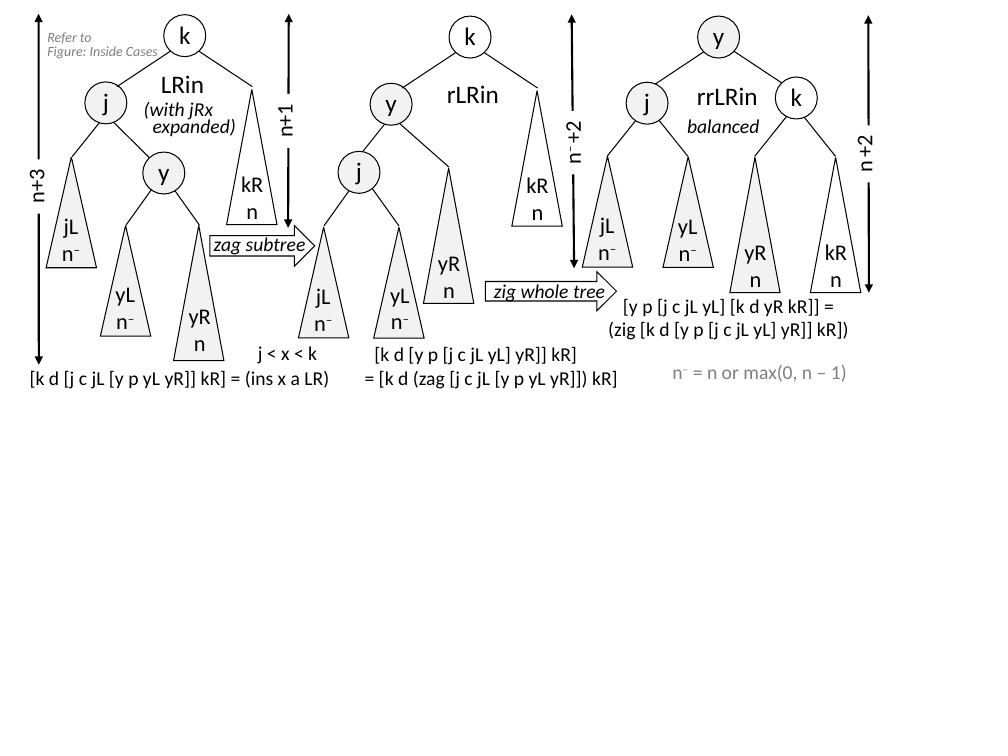
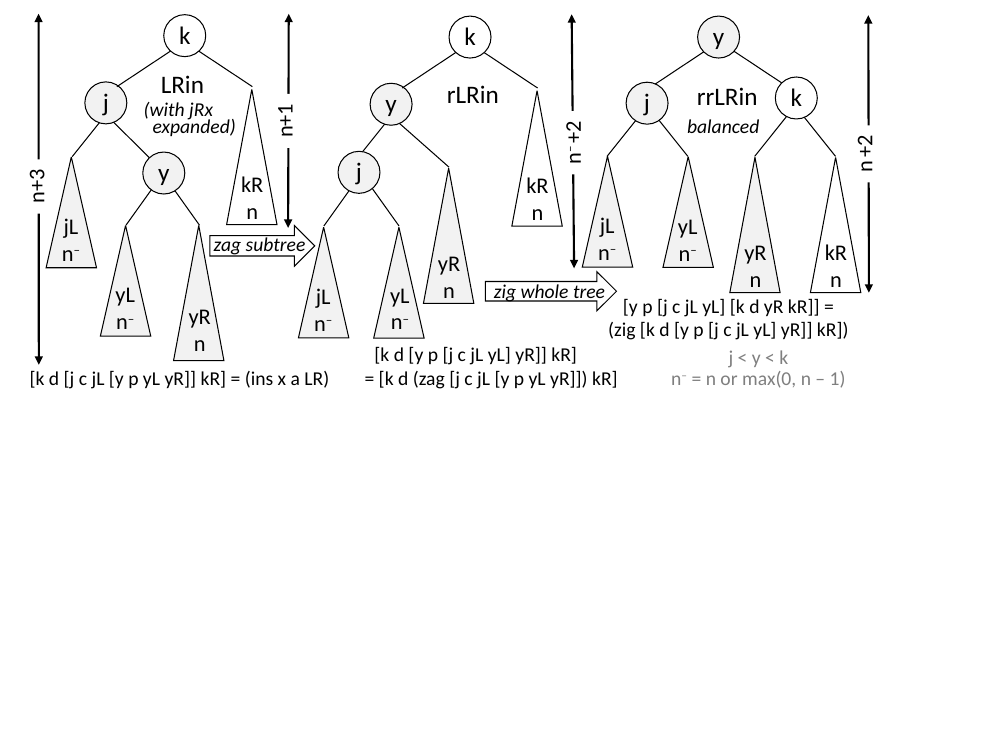
Before and after one commit to rexpage/LogicBook, a slide deck: slide 1 of Sources/dbl-rotation.ppt. Drawn at 1008x756 pixels with LibreOffice and Linux fonts; fonts in the diff are those of the drawing. Boxes give left, top, right and bottom in pixels: in the first picture for what was removed or moved away, otherwise in the second. Text is boxed around its words. In the diff, an @@ line names an element or a change of style, - is before the commit and + after.

Commit message:
files changes for MITP linewidth/textsize reqs
some of the lines were to narrow and some text too small
some files changed to pptx, so if two files have same name, the one with pptx is the latest

```diff
--- a/Sources/dbl-rotation.ppt
+++ b/Sources/dbl-rotation.ppt
@@ text removed at (47, 32, 158, 60) @@
-Refer to
-Figure: Inside Cases
@@ text removed at (258, 346, 317, 364) @@
-j < x < k
@@ text "j < y < k": place and size @@
-text "j < y < k" at (672, 365, 847, 382)
+text "j < y < k" at (671, 350, 846, 388)
@@ text at (729, 350, 788, 367): paragraph added @@
+j < y < k
@@ text at (671, 371, 846, 388): more space between paragraphs @@
```
Also in this commit, not shown: 8 other files.
